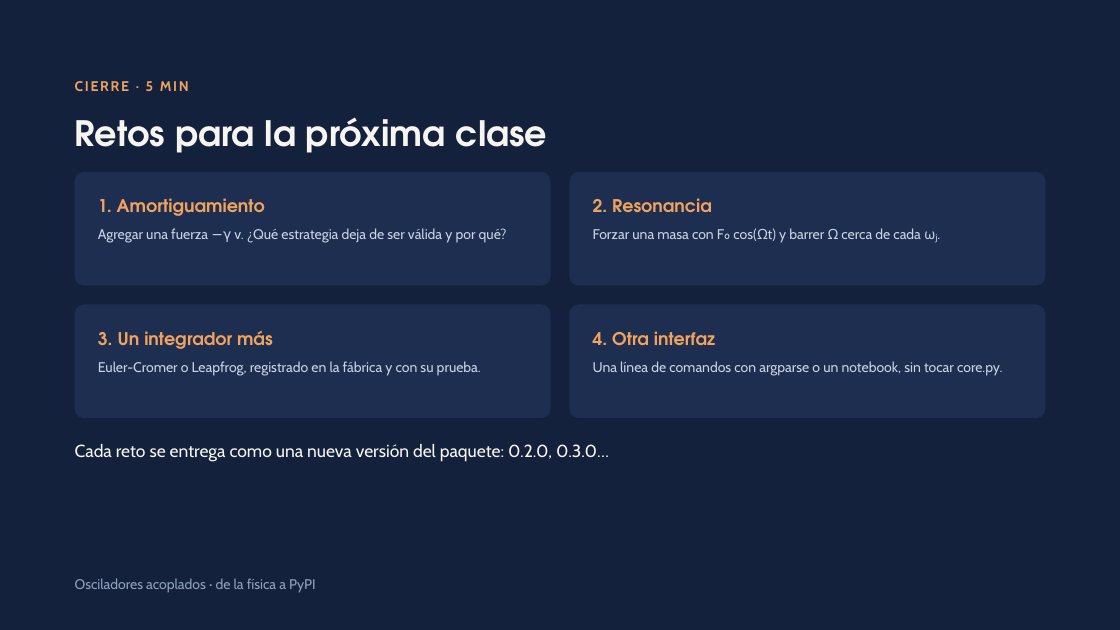
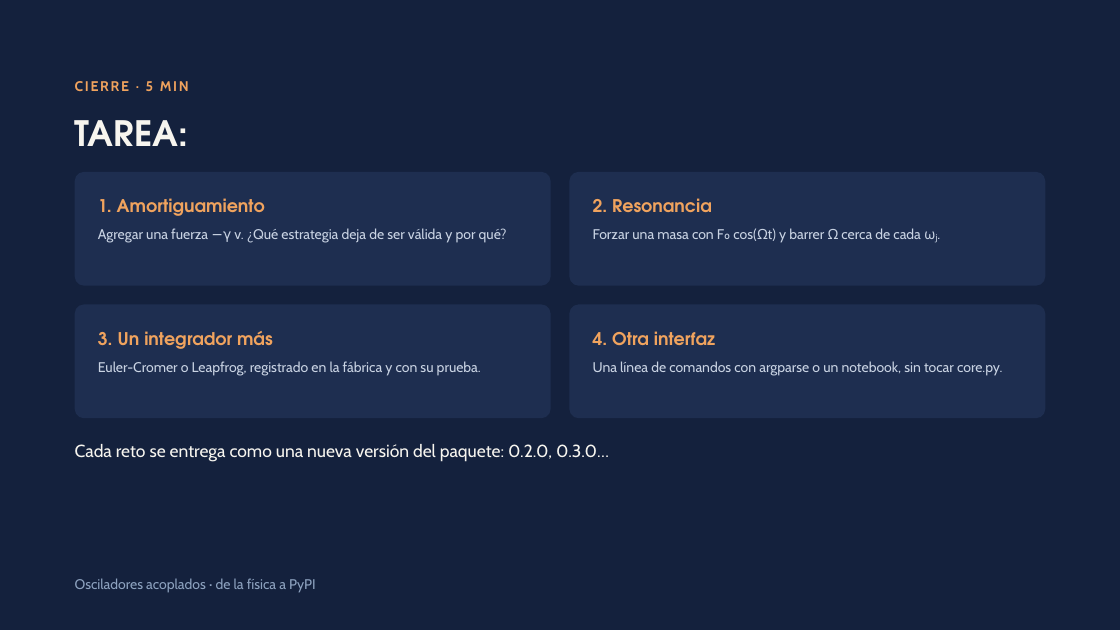
Before and after one commit to cagomezv/DS2026, a slide deck: slide 38 of 7Pypi/Medio/Presentacion.pptx. Drawn at 1120x630 pixels with LibreOffice and Linux fonts; fonts in the diff are those of the drawing. Boxes give left, top, right and bottom in pixels: in the first picture for what was removed or moved away, otherwise in the second. Text is boxed around its words. In the diff, an @@ line names an element or a change of style, - is before the commit and + after.

```diff
--- a/7Pypi/Medio/Presentacion.pptx
+++ b/7Pypi/Medio/Presentacion.pptx
@@ title at (75, 120, 188, 146): text changed @@
-Retos para la próxima clase
+TAREA:
```
Also in this commit, not shown: 1 other slide changed, 1 other file.
